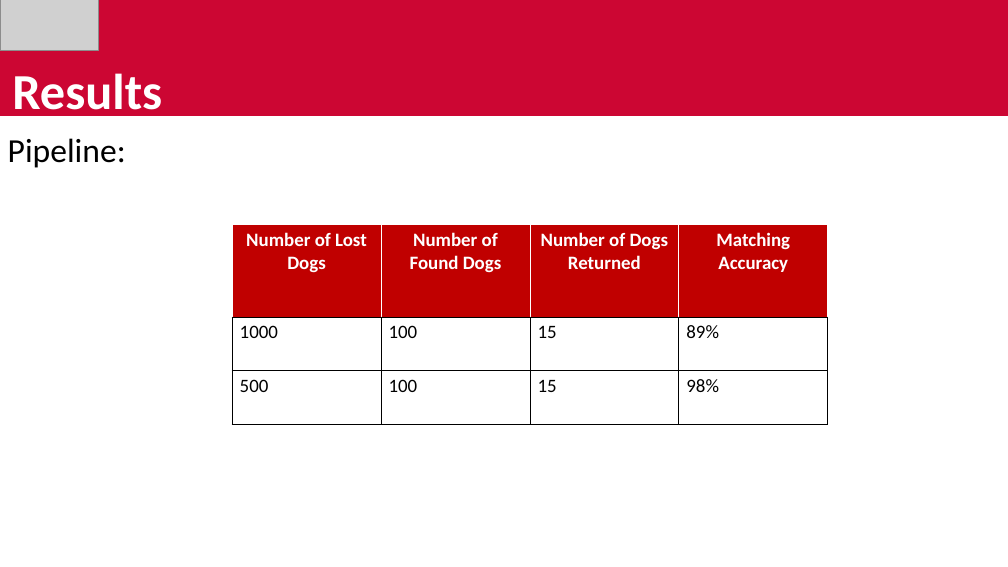
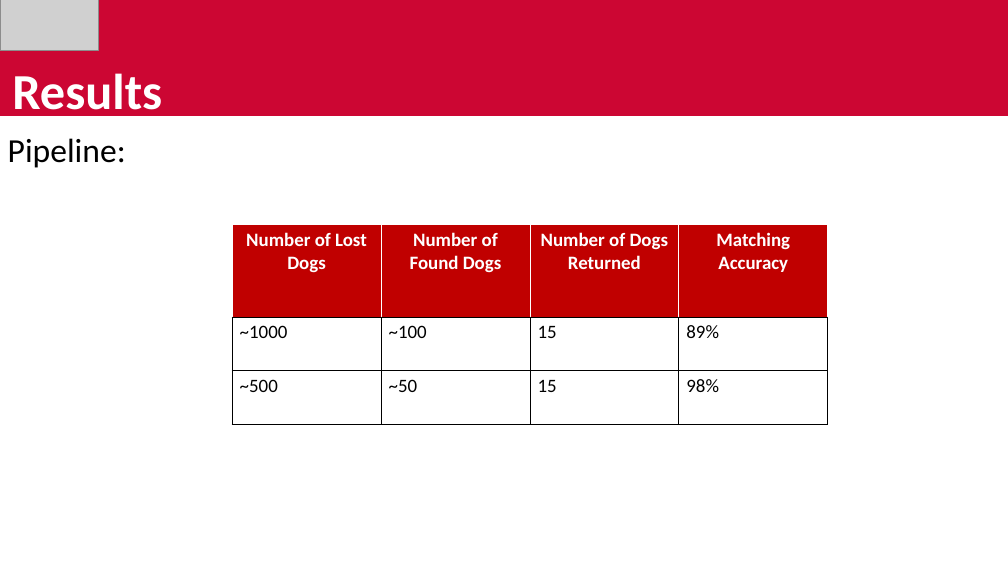
Before and after one commit to avickars/Dog-Application, a slide deck: slide 8 of final_presentation.pptx. Drawn at 1008x567 pixels with LibreOffice and Linux fonts; fonts in the diff are those of the drawing; grey boxes stand for pictures. Boxes give left, top, right and bottom in pixels: in the first picture for what was removed or moved away, otherwise in the second. Text is boxed around its words. In the diff, an @@ line names an element or a change of style, - is before the commit and + after.

Commit message:
making a push

```diff
--- a/final_presentation.pptx
+++ b/final_presentation.pptx
@@ table at (232,225,828,424) @@
-row 2, column 1: 1000
+row 2, column 1: ~1000
-row 2, column 2: 100
+row 2, column 2: ~100
-row 3, column 1: 500
+row 3, column 1: ~500
-row 3, column 2: 100
+row 3, column 2: ~50
```
